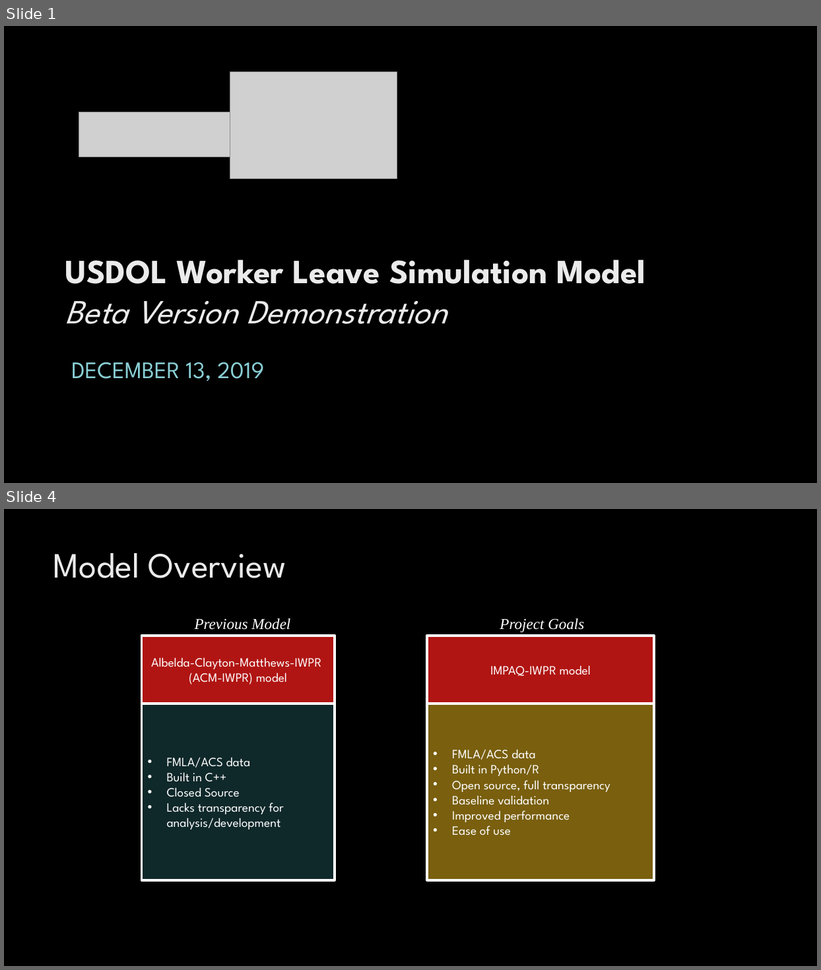
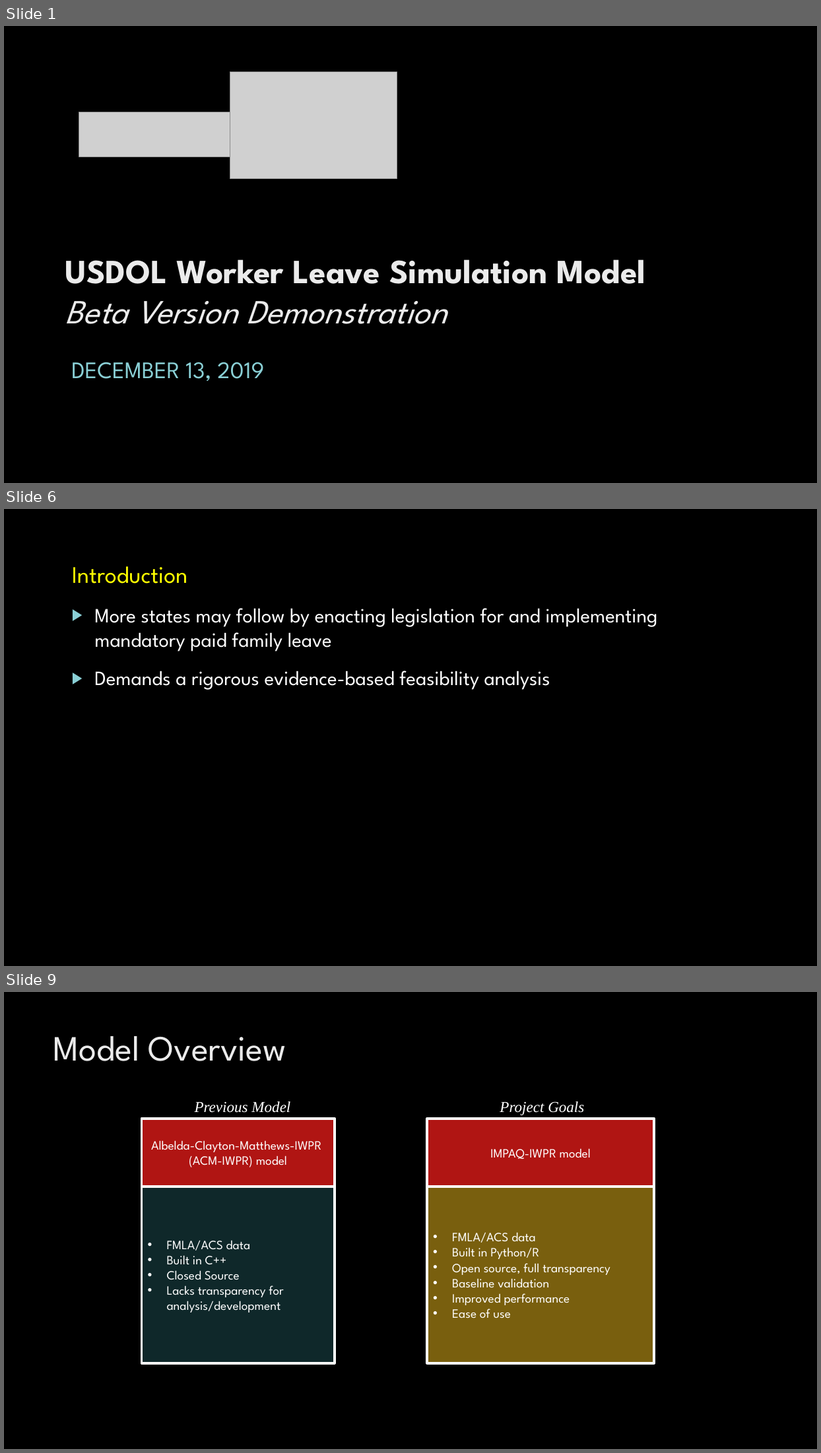
Before and after one commit to m-trinh/microsim, a slide deck: draft/demo_external_20191213/121319 Microsim Demonstration_cz_lp.pptx. Shown one above the other, each under a label of ours: slides 1 and 4 before the commit, slides 1, 6 and 9 after it; the slides between them are not shown. The pictures are 821x970 and 821x1453 pixels, drawn with LibreOffice and Linux fonts; fonts in the diff are those of the drawing; grey boxes stand for pictures; background and template pictures are left out. Boxes give left, top, right and bottom in pixels: in the first picture for what was removed or moved away, otherwise in the second. Text is boxed around its words. In the diff, an @@ line names an element or a change of style, - is before the commit and + after.

```diff
--- a/draft/demo_external_20191213/121319 Microsim Demonstration_cz_lp.pptx
+++ b/draft/demo_external_20191213/121319 Microsim Demonstration_cz_lp.pptx
@@ slide 6 added at bbox=[4, 509, 817, 966], background picture (left out) @@
@@ text added at bbox=[72, 566, 658, 690], 24 pt, text #FFFFFF @@
+    Introduction
+    ▶ More states may follow by enacting legislation for and implementing mandatory paid family leave
+    ▶ Demands a rigorous evidence-based feasibility analysis
@@ what was slide 4 is now slide 9 @@
```
Also in this commit, not shown: 15 slides changed, 6 other slides added, 3 slides removed, 11 other files.
